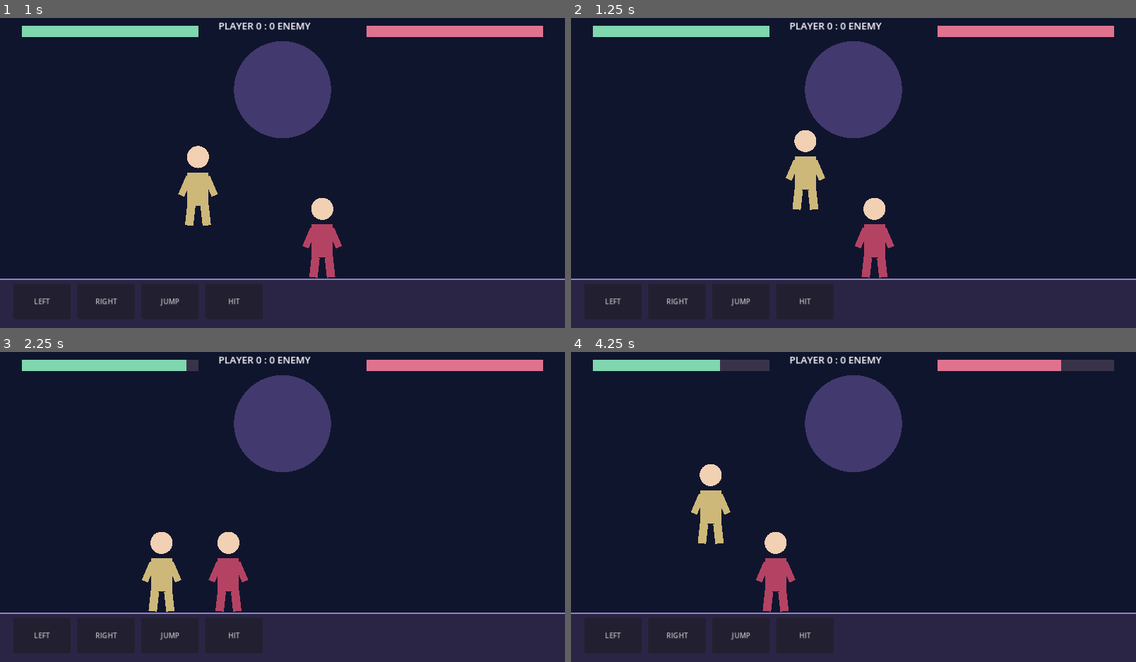
Above: before the commit, frames 1-4 (two rows, left to right).
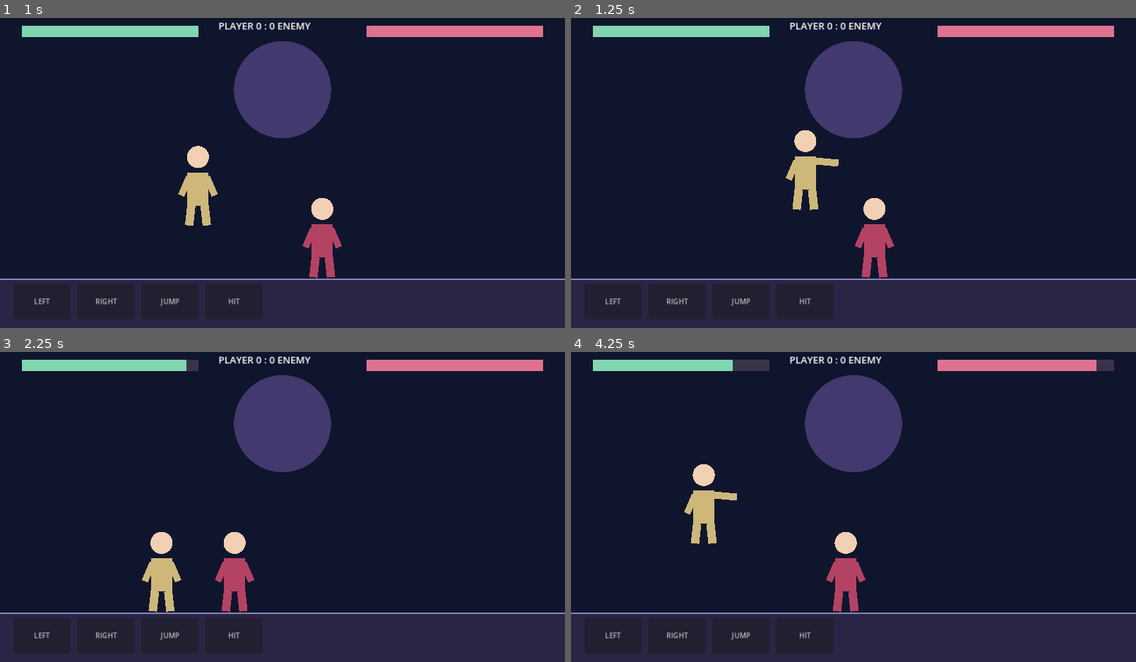
Above: after the commit, the same moments.

Repository: PerchikHot/Eclipse-Arena-
Game: Godot game, scene res://scenes/Main.tscn
Two runs of this game, one before a commit and one after it. Both use one fixed random seed, a clock stepped at 60 frames per second and the inputs below.
Inputs:
- Up to frame 1 (1 s): hold D from 0.53 s (still down); hold J from 0.53 s (still down); tap Space at 0.77 s
- Up to frame 2 (1.25 s): keep holding D; keep holding J
- Up to frame 3 (2.25 s): release D at 1.28 s; release J at 1.28 s; hold A 1.28-2.03 s; tap J at 1.35 s; tap Space at 1.52 s; hold D from 2.03 s (still down); hold J from 2.03 s (still down)
- Up to frame 4 (4.25 s): release D at 2.78 s; release J at 2.78 s; hold W 2.78-3.53 s; tap J at 2.85 s; tap Space at 3.02, 3.77 s; hold A from 3.53 s (still down); hold J from 3.53 s (still down)

Frame 1 is identical in both runs. In frame 2, 0.1% of the frame differs, in the area x 43-48%, y 45-53%; in frame 3, 0.7%; in frame 4, 3.0%, in the area x 20-93%, y 2-84%.

Commit message:
Add collision spacing, hit effects, attack poses and adaptive enemy movement

Diff:
--- a/scripts/main.gd
+++ b/scripts/main.gd
@@ -18,6 +18,12 @@
 var score_label: Label
 var result_label: Label
 var restart_button: Button
+var player_attack_fx := 0.0
+var enemy_attack_fx := 0.0
+var player_hit_fx := 0.0
+var enemy_hit_fx := 0.0
+var ai_timer := 0.0
+var ai_retreat := false
 
 func _ready() -> void:
     left_rig = make_rig()
@@ -61,6 +67,12 @@
     attack_cooldown = 0.0
     enemy_cooldown = 0.0
     round_over = false
+    player_attack_fx = 0.0
+    enemy_attack_fx = 0.0
+    player_hit_fx = 0.0
+    enemy_hit_fx = 0.0
+    ai_timer = 0.0
+    ai_retreat = false
     result_label.visible = false
     restart_button.visible = false
     queue_redraw()
@@ -88,6 +100,11 @@
 func _process(delta: float) -> void:
     if round_over:
         return
+    player_attack_fx = maxf(0.0, player_attack_fx - delta)
+    enemy_attack_fx = maxf(0.0, enemy_attack_fx - delta)
+    player_hit_fx = maxf(0.0, player_hit_fx - delta)
+    enemy_hit_fx = maxf(0.0, enemy_hit_fx - delta)
+    ai_timer -= delta
     attack_cooldown = maxf(0, attack_cooldown - delta)
     enemy_cooldown = maxf(0, enemy_cooldown - delta)
     var left_pressed: bool = Input.is_key_pressed(KEY_A) or held["LEFT"]
@@ -102,16 +119,33 @@
     y_left = minf(610, y_left + velocity_y * delta)
     if y_left >= 610:
         velocity_y = 0
+    if absf(x_left - x_right) < 74.0 and absf(y_left - 610.0) < 100.0:
+        var center: float = (x_left + x_right) * 0.5
+        var direction: float = 1.0 if x_left <= x_right else -1.0
+        x_left = clampf(center - direction * 37.0, 50.0, 1230.0)
+        x_right = clampf(center + direction * 37.0, 50.0, 1230.0)
     if hit_pressed and attack_cooldown <= 0:
         attack_cooldown = 0.55
+        player_attack_fx = 0.18
         if absf(x_left - x_right) < 145:
             hp_right = maxi(0, hp_right - 10)
+            enemy_hit_fx = 0.22
             if hp_right == 0:
                 finish_round(true)
     if hp_left > 0 and hp_right > 0:
-        x_right += signf(x_left - x_right) * 170 * delta if absf(x_left - x_right) > 110 else 0.0
+        var distance: float = absf(x_left - x_right)
+        if ai_timer <= 0.0:
+            ai_timer = 1.1
+            ai_retreat = distance < 185.0 and randf() < 0.35
+        if ai_retreat and distance < 240.0:
+            x_right -= signf(x_left - x_right) * 110.0 * delta
+        elif distance > 110.0:
+            x_right += signf(x_left - x_right) * 170.0 * delta
+        x_right = clampf(x_right, 50.0, 1230.0)
         if absf(x_left - x_right) < 140 and enemy_cooldown <= 0:
-            enemy_cooldown = 0.85
+            enemy_cooldown = 0.95
+            enemy_attack_fx = 0.18
+            player_hit_fx = 0.22
             hp_left = maxi(0, hp_left - 7)
             if hp_left == 0:
                 finish_round(false)
@@ -122,17 +156,25 @@
     draw_circle(Vector2(640, 180), 110, Color("#42396e"))
     draw_rect(Rect2(0, 610, 1280, 110), Color("#2a2544"))
     draw_line(Vector2(0, 610), Vector2(1280, 610), Color("#8e84be"), 4)
-    draw_fighter(Vector2(x_left, y_left), Color("#cdb879"))
-    draw_fighter(Vector2(x_right, 610), Color("#b44363"))
+    draw_fighter(Vector2(x_left, y_left), Color("#ffffff") if player_hit_fx > 0.0 else Color("#cdb879"), player_attack_fx > 0.0, x_right >= x_left)
+    draw_fighter(Vector2(x_right, 610), Color("#ffffff") if enemy_hit_fx > 0.0 else Color("#b44363"), enemy_attack_fx > 0.0, x_left >= x_right)
+    if enemy_hit_fx > 0.0:
+        draw_circle(Vector2(x_right, 470), 12.0 + enemy_hit_fx * 55.0, Color("#ffd56c", enemy_hit_fx * 3.0))
+    if player_hit_fx > 0.0:
+        draw_circle(Vector2(x_left, y_left - 140.0), 12.0 + player_hit_fx * 55.0, Color("#ffd56c", player_hit_fx * 3.0))
     draw_rect(Rect2(50, 35, 400, 26), Color("#393349"))
     draw_rect(Rect2(830, 35, 400, 26), Color("#393349"))
     draw_rect(Rect2(50, 35, hp_left * 4, 26), Color("#80d6ae"))
     draw_rect(Rect2(830, 35, hp_right * 4, 26), Color("#df738f"))
 
-func draw_fighter(origin: Vector2, color: Color) -> void:
+func draw_fighter(origin: Vector2, color: Color, attacking: bool, face_right: bool) -> void:
     draw_rect(Rect2(origin + Vector2(-24, -125), Vector2(48, 75)), color)
     draw_circle(origin + Vector2(0, -160), 25, Color("#f2d0b3"))
     draw_line(origin + Vector2(-15, -50), origin + Vector2(-20, -5), color, 19)
     draw_line(origin + Vector2(15, -50), origin + Vector2(20, -5), color, 19)
     draw_line(origin + Vector2(-20, -115), origin + Vector2(-38, -73), color, 15)
-    draw_line(origin + Vector2(20, -115), origin + Vector2(38, -73), color, 15)
+    if attacking:
+        var side: float = 1.0 if face_right else -1.0
+        draw_line(origin + Vector2(20.0 * side, -115), origin + Vector2(75.0 * side, -110), color, 16)
+    else:
+        draw_line(origin + Vector2(20, -115), origin + Vector2(38, -73), color, 15)
